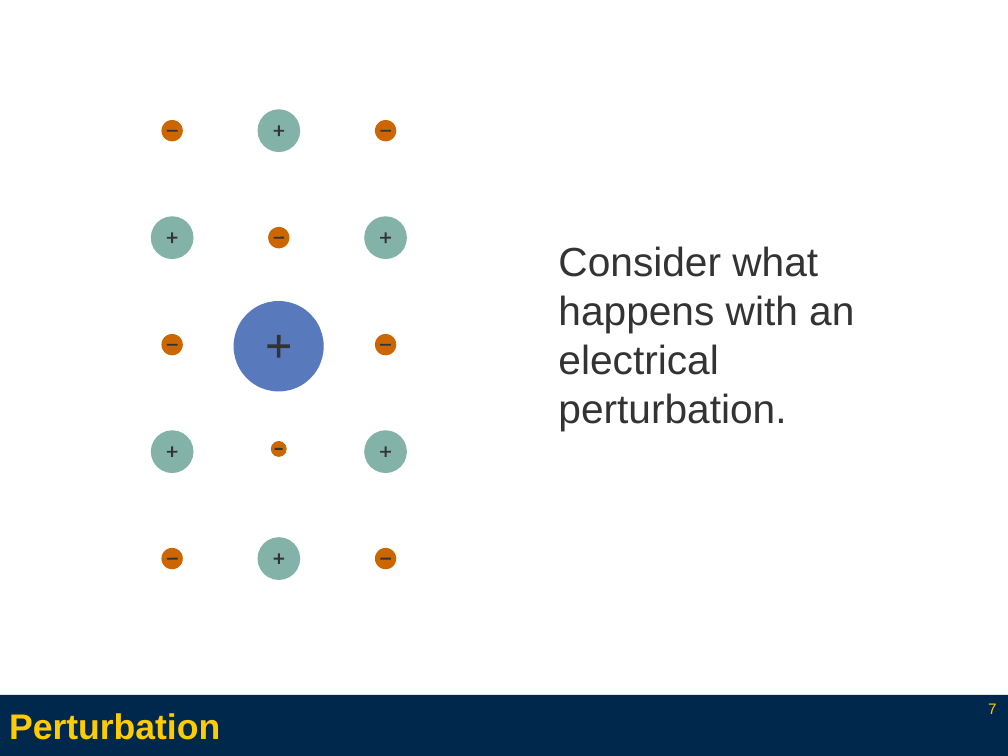
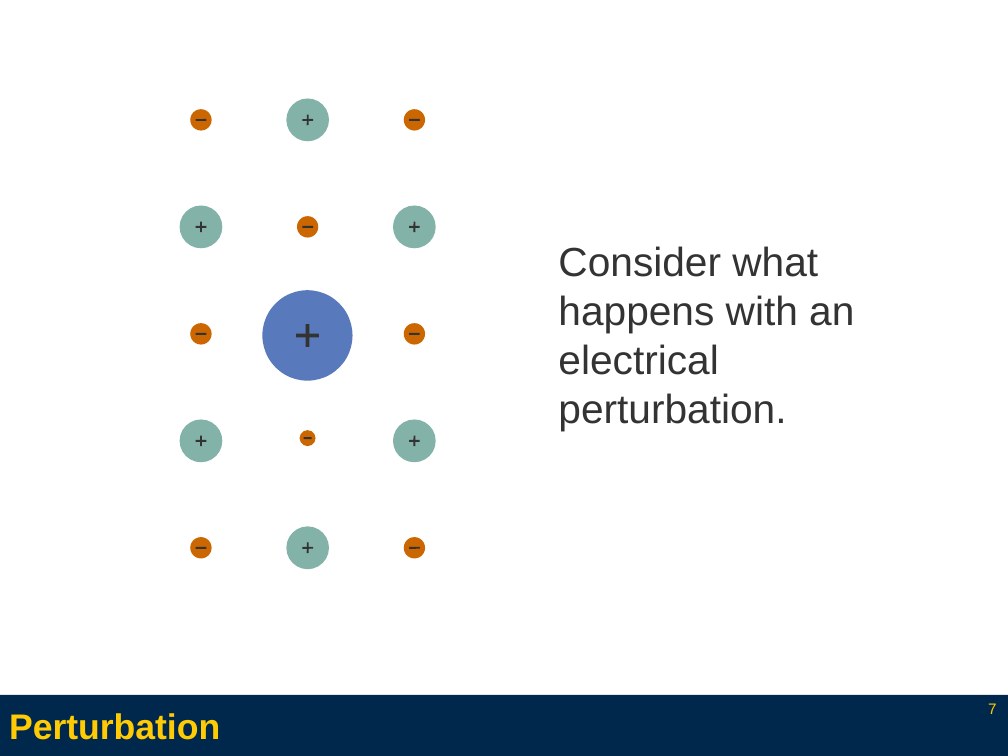
Before and after one commit to l3enny/dissertation, a slide deck: slide 7 of defense/presentation_annotated.odp. Drawn at 1008x756 pixels with LibreOffice and Linux fonts; fonts in the diff are those of the drawing. Boxes give left, top, right and bottom in pixels: in the first picture for what was removed or moved away, otherwise in the second. Text is boxed around its words. In the diff, an @@ line names an element or a change of style, - is before the commit and + after.

```diff
--- a/defense/presentation_annotated.odp
+++ b/defense/presentation_annotated.odp
@@ 22 lines, 15 ellipses: place and size @@
-22 lines, 15 ellipses at [151,110,407,581]
+22 lines, 15 ellipses at [179,99,436,570]
```
Also in this commit, not shown: 17 other slides changed, 12 slides added, 7 slides removed, 13 other files.
